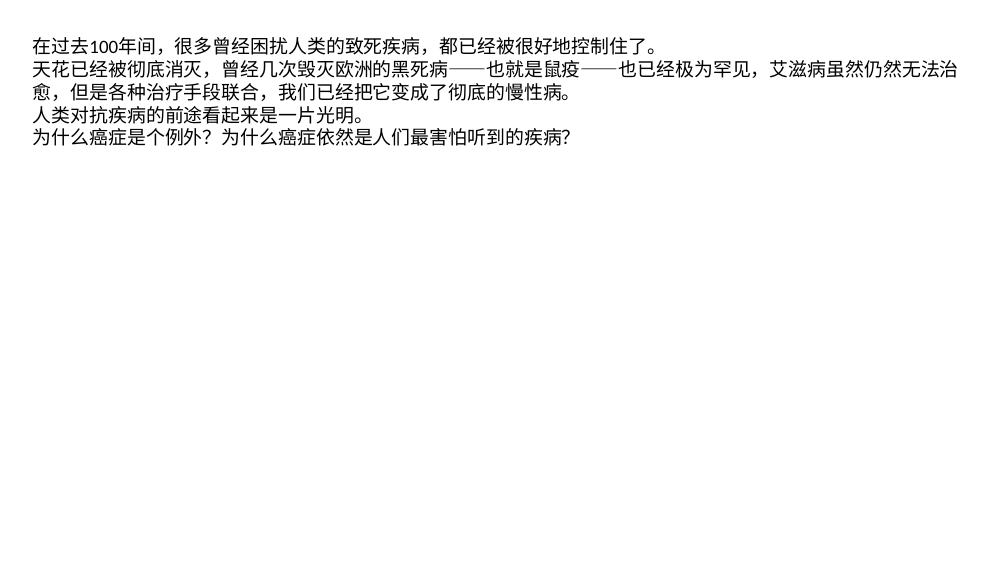
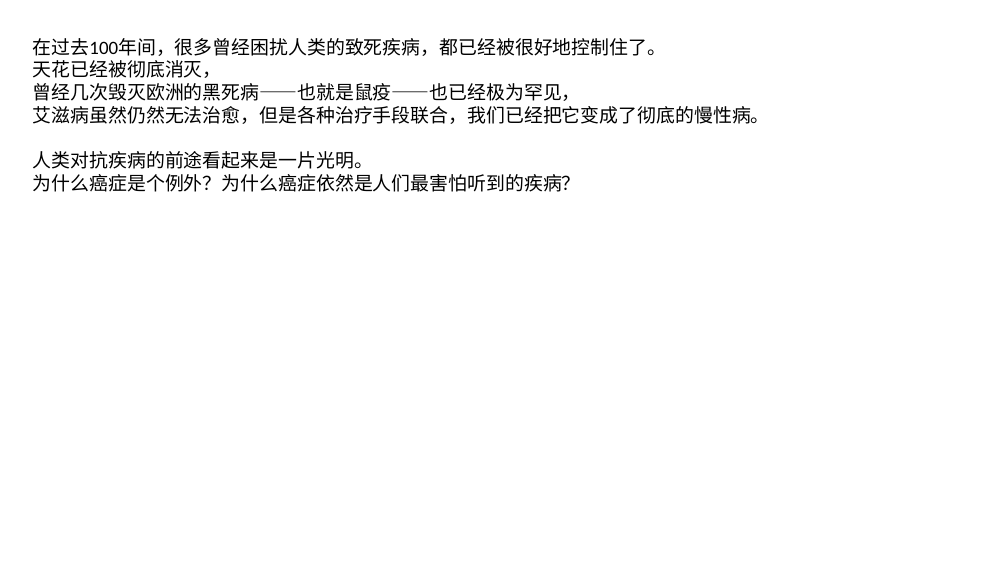
Before and after one commit to FredJiangFei/freetalk, a slide deck: slide 2 of 癌症/New Microsoft PowerPoint Presentation.pptx. Drawn at 1008x567 pixels with LibreOffice and Linux fonts; fonts in the diff are those of the drawing. Boxes give left, top, right and bottom in pixels: in the first picture for what was removed or moved away, otherwise in the second. Text is boxed around its words. In the diff, an @@ line names an element or a change of style, - is before the commit and + after.

```diff
--- a/癌症/New Microsoft PowerPoint Presentation.pptx
+++ b/癌症/New Microsoft PowerPoint Presentation.pptx
@@ text at (33, 60, 770, 124): text changed @@
-天花已经被彻底消灭，曾经几次毁灭欧洲的黑死病——也就是鼠疫——也已经极为罕见，艾滋病虽然仍然无法治愈，但是各种治疗手段联合，我们已经把它变成了彻底的慢性病。
+天花已经被彻底消灭，
+曾经几次毁灭欧洲的黑死病——也就是鼠疫——也已经极为罕见，
+艾滋病虽然仍然无法治愈，但是各种治疗手段联合，我们已经把它变成了彻底的慢性病。
```
Also in this commit, not shown: 5 other slides changed, 1 other file.
